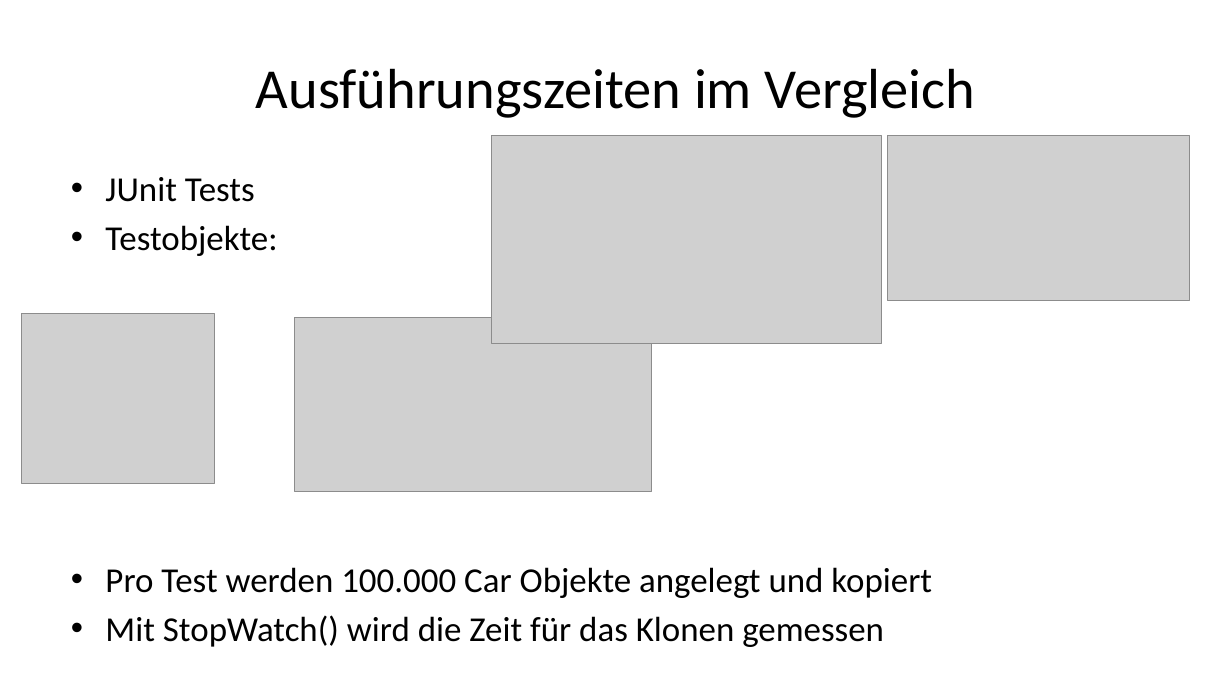
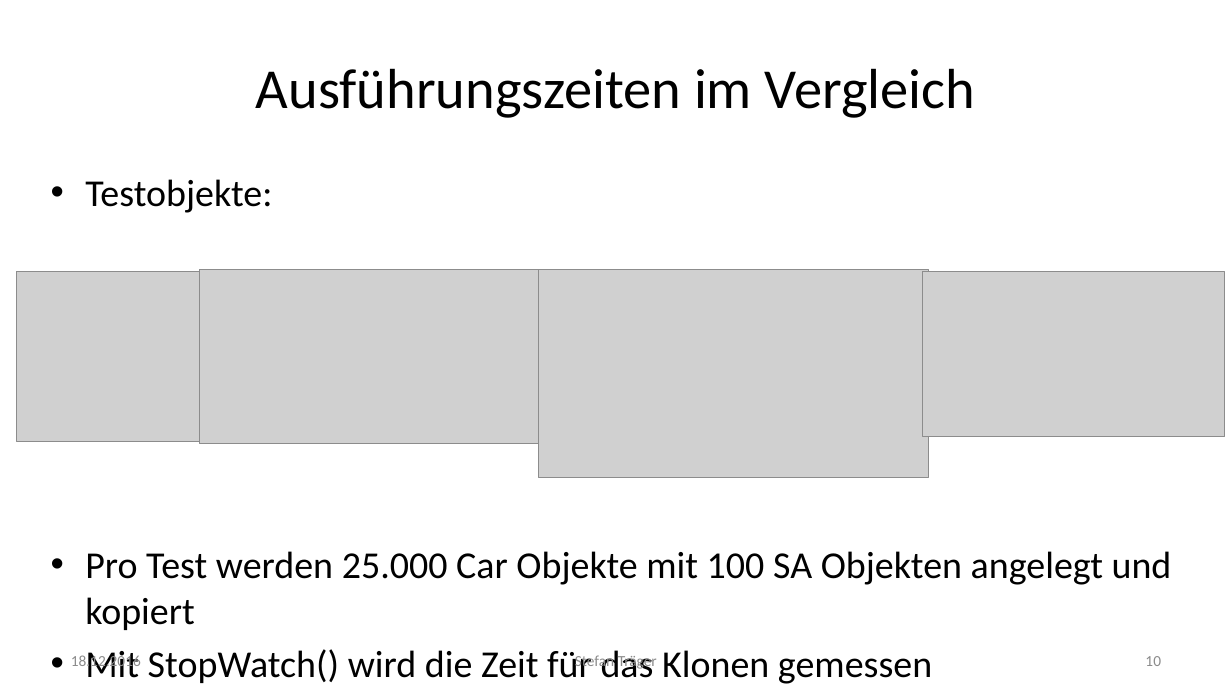
Before and after one commit to doubleSlashde/brownbagLunchCloneObjectsInJava, a slide deck: slide 10 of Klonen von Objekten in Java.pptx (slide 9 before the commit). Drawn at 1232x693 pixels with LibreOffice and Linux fonts; fonts in the diff are those of the drawing; grey boxes stand for pictures. Boxes give left, top, right and bottom in pixels: in the first picture for what was removed or moved away, otherwise in the second. Text is boxed around its words. In the diff, an @@ line names an element or a change of style, - is before the commit and + after.

```diff
--- a/Klonen von Objekten in Java.pptx
+++ b/Klonen von Objekten in Java.pptx
@@ picture removed at box(492, 136, 882, 344) @@
@@ picture removed at box(887, 136, 1189, 301) @@
@@ text "Testobjekte:": place and size @@
-text "Testobjekte:" at box(105, 177, 932, 647)
+text "Testobjekte:" at box(85, 179, 1172, 684)
@@ text at box(85, 179, 932, 684): size 27.2 to 29.6 pt in "Testobjekte:", "Mit StopWatch() wird die Zeit für das ..." @@
@@ text at box(105, 177, 255, 202): paragraph removed @@
-• JUnit Tests
@@ picture: place and size @@
-picture at box(21, 314, 214, 483)
+picture at box(17, 272, 210, 441)
@@ picture: place and size @@
-picture at box(295, 317, 652, 491)
+picture at box(200, 270, 556, 444)
@@ picture added at box(539, 270, 929, 478) @@
@@ picture added at box(922, 272, 1225, 437) @@
@@ text at box(85, 551, 1172, 630): text changed; size 27.2 to 29.6 pt @@
-• Pro Test werden 100.000 Car Objekte angelegt und kopiert
+• Pro Test werden 25.000 Car Objekte mit 100 SA Objekten angelegt und kopiert
@@ text added at box(71, 653, 141, 671), 12 pt, text #8C8C8C @@
+18.12.2016
@@ text added at box(575, 655, 614, 671), 12 pt, text #8C8C8C @@
+Stefan Träger
@@ page number added at box(1145, 656, 1161, 666), 12 pt, text #8C8C8C @@
+10
```
Also in this commit, not shown: 7 other slides changed, 3 slides added, 1 slide removed, 2 other files.
